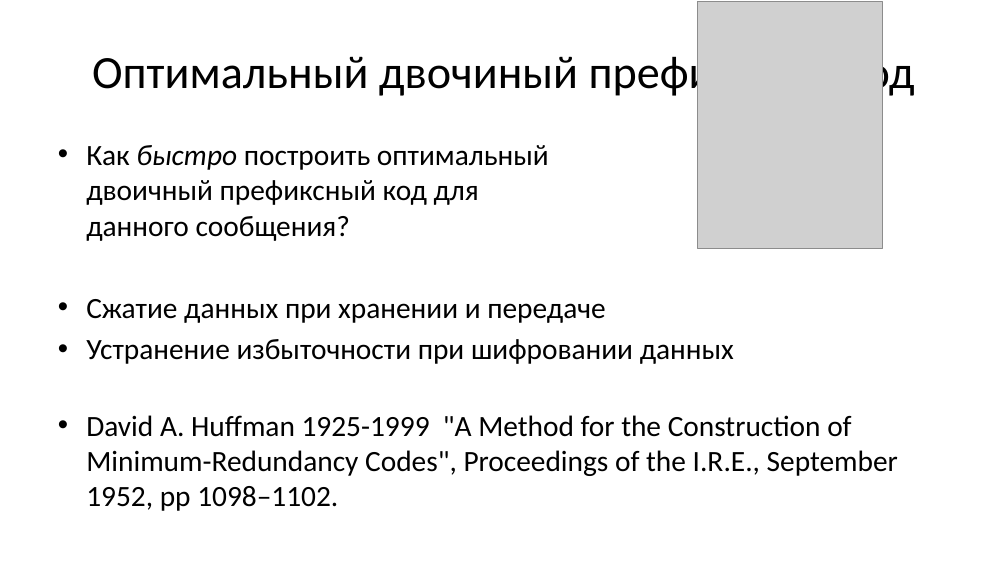
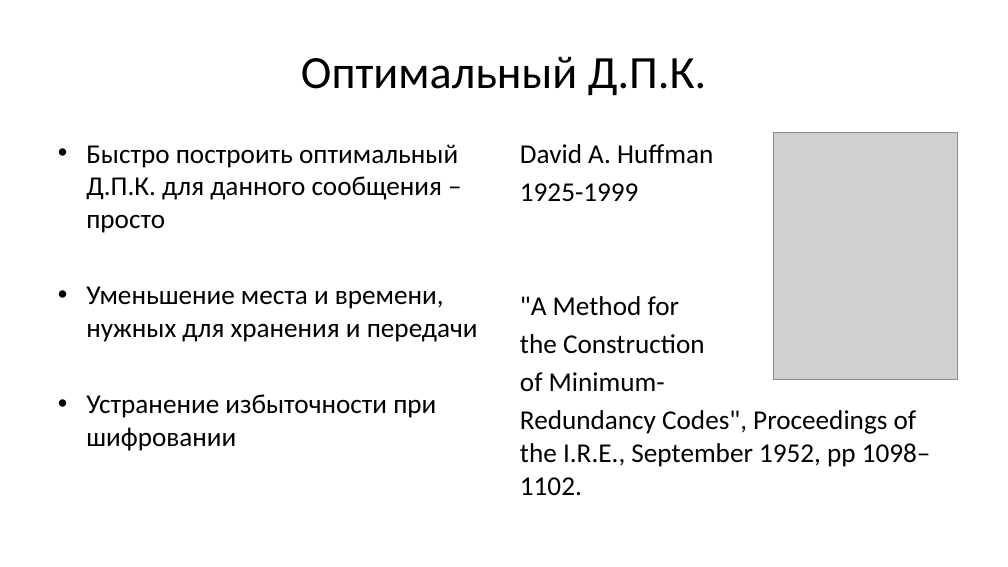
Before and after one commit to Evgueni-Petrov-aka-espetrov/Algorithms-and-Programming-in-C-pptx, a slide deck: slide 16 of 14 Кодирование.pptx (slide 18 before the commit). Drawn at 1008x567 pixels with LibreOffice and Linux fonts; fonts in the diff are those of the drawing; grey boxes stand for pictures. Boxes give left, top, right and bottom in pixels: in the first picture for what was removed or moved away, otherwise in the second. Text is boxed around its words. In the diff, an @@ line names an element or a change of style, - is before the commit and + after.

```diff
--- a/14 Кодирование.pptx
+++ b/14 Кодирование.pptx
@@ title at [301,56,706,96]: text changed @@
-Оптимальный двочиный префиксный код
+Оптимальный Д.П.К.
@@ text at [86,144,478,451]: text changed; size 28 to 25.9 pt @@
-• Как быстро построить оптимальный
-  двоичный префиксный код для
-  данного сообщения?
-• Сжатие данных при хранении и передаче
-• Устранение избыточности при шифровании данных
-• David A. Huffman 1925-1999 "A Method for the Construction of Minimum-Redundancy Codes", Proceedings of the I.R.E., September 1952, pp 1098–1102.
+• Быстро построить оптимальный
+  Д.П.К. для данного сообщения – просто
+• Уменьшение места и времени, нужных для хранения и передачи
+• Устранение избыточности при шифровании
@@ text added at [520,144,931,495], 25.9 pt, text #000000 @@
+David A. Huffman
+1925-1999
+"A Method for
+the Construction
+of Minimum-
+Redundancy Codes", Proceedings of the I.R.E., September 1952, pp 1098–1102.
@@ picture: place and size @@
-picture at [698,2,882,249]
+picture at [774,132,958,380]
```
Also in this commit, not shown: 17 other slides changed, 5 slides added, 10 slides removed.
